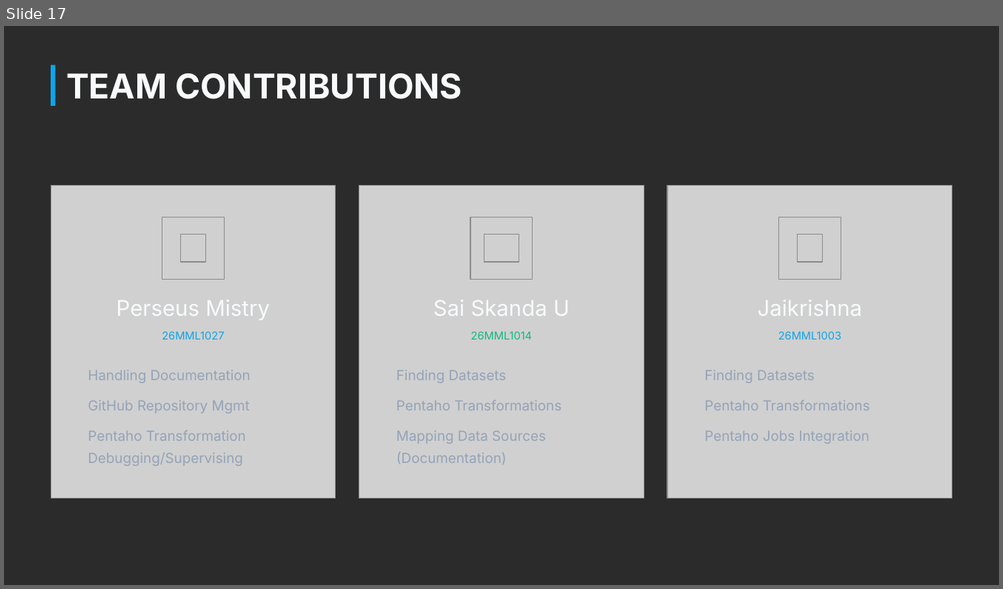
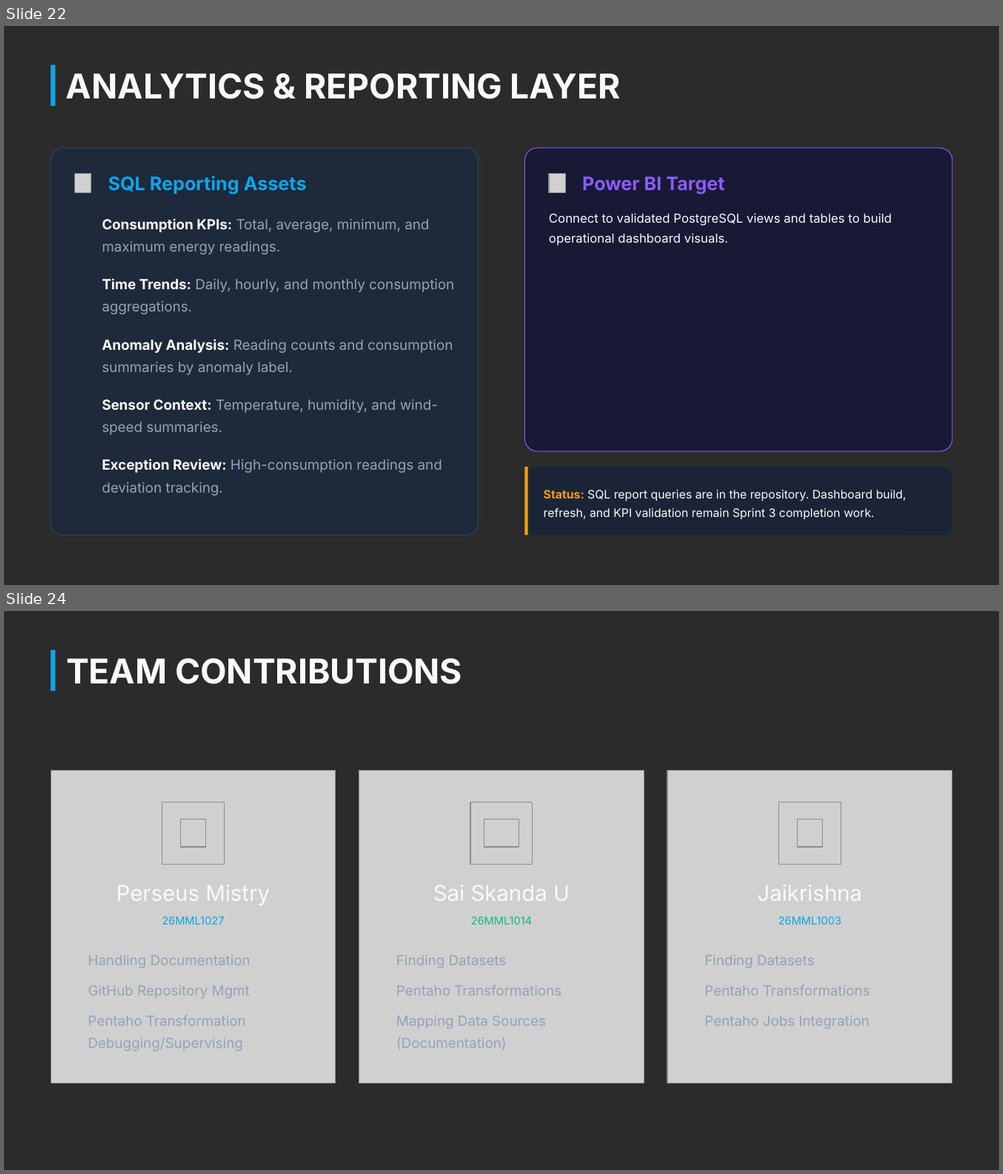
Before and after one commit to Perseus04/Enterprise-Energy-Data-Platform, a slide deck: docs/report/Enterprise Energy Data Platform Progress 1.pptx. Shown one above the other, each under a label of ours: slide 17 before the commit, slides 22 and 24 after it; the slides between them are not shown. The pictures are 1003x589 and 1003x1174 pixels, drawn with LibreOffice and Linux fonts; fonts in the diff are those of the drawing; grey boxes stand for pictures; background and template pictures are left out; a plain dark background stands for a picture behind light text. Boxes give left, top, right and bottom in pixels: in the first picture for what was removed or moved away, otherwise in the second. Text is boxed around its words. In the diff, an @@ line names an element or a change of style, - is before the commit and + after.

```diff
--- a/docs/report/Enterprise Energy Data Platform Progress 1.pptx
+++ b/docs/report/Enterprise Energy Data Platform Progress 1.pptx
@@ slide 22 added at [4,26,999,585], background picture (left out) @@
@@ rectangle added at [51,64,55,106], fill #0EA5E9 @@
@@ text added at [66,73,620,99], 33 pt, text #F8FAFC, bold @@
+ANALYTICS & REPORTING LAYER
@@ rounded rectangle added at [51,148,478,537], fill #1E293B, outline #334155 0.75 pt @@
@@ rounded rectangle added at [525,148,952,452], fill #181935, outline #8B5CF6 0.75 pt @@
@@ picture added at [75,174,91,192] @@
@@ text added at [108,175,307,194], 18 pt, text #0EA5E9, bold @@
+SQL Reporting Assets
@@ picture added at [549,174,565,192] @@
@@ text added at [582,176,724,194], 18 pt, text #8B5CF6, bold @@
+Power BI Target
@@ text added at [102,218,429,255], 13.5 pt, text #94A3B8 @@
+Consumption KPIs: Total, average, minimum, and maximum energy readings.
@@ text added at [549,213,892,246], 12 pt, text #F8FAFC @@
+Connect to validated PostgreSQL views and tables to build operational dashboard visuals.
@@ text added at [102,278,454,315], 13.5 pt, text #94A3B8 @@
+Time Trends: Daily, hourly, and monthly consumption aggregations.
@@ text added at [102,339,452,375], 13.5 pt, text #94A3B8 @@
+Anomaly Analysis: Reading counts and consumption summaries by anomaly label.
@@ text added at [102,400,438,435], 13.5 pt, text #94A3B8 @@
+Sensor Context: Temperature, humidity, and wind-speed summaries.
@@ text added at [102,459,442,496], 13.5 pt, text #94A3B8 @@
+Exception Review: High-consumption readings and deviation tracking.
@@ rounded rectangle added at [525,467,952,536], fill #1A2436 @@
@@ rectangle added at [525,467,528,536], fill #F59E0B @@
@@ text added at [543,490,906,520], 11.2 pt, text #F8FAFC @@
+Status: SQL report queries are in the repository. Dashboard build, refresh, and KPI validation remain Sprint 3 completion work.
@@ what was slide 17 is now slide 24 @@
```
Also in this commit, not shown: 1 slide changed, 7 other slides added, 1 slide removed, 25 other files.
